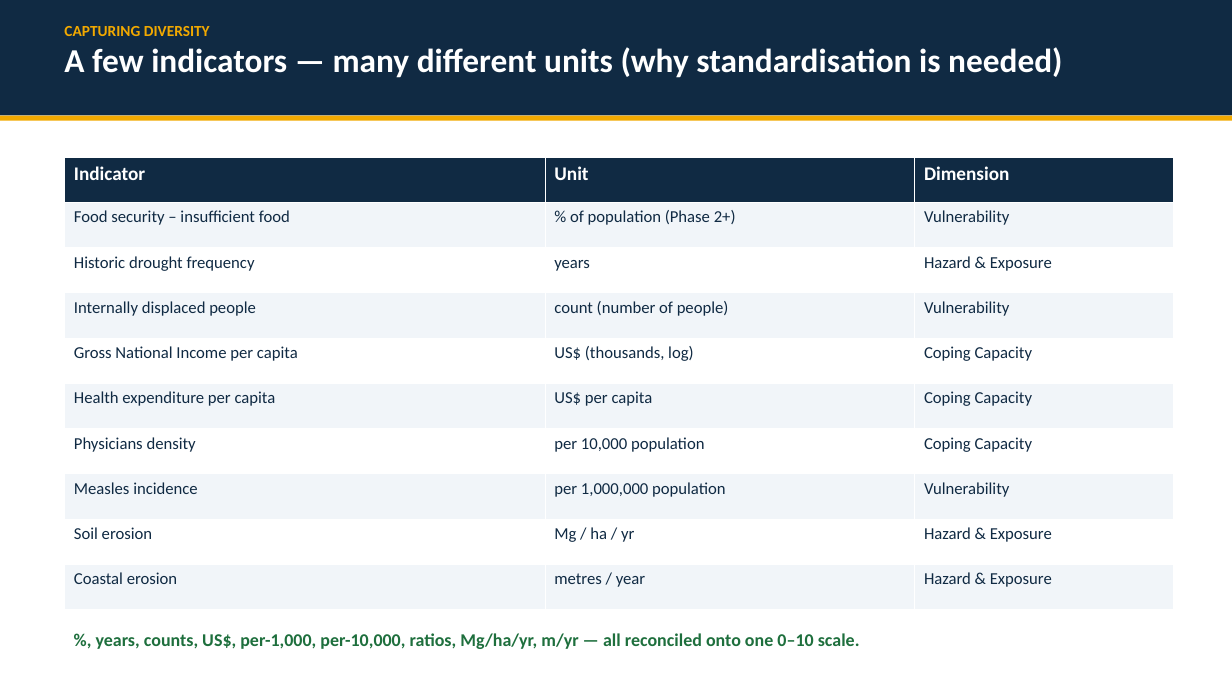
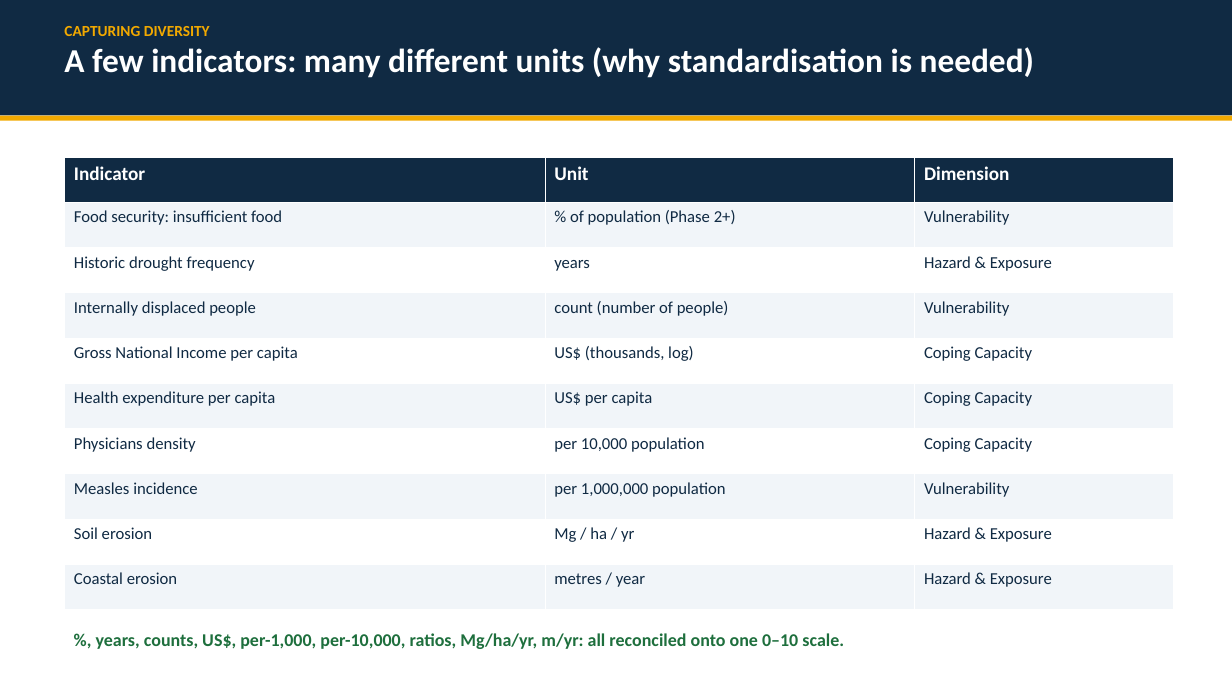
Before and after one commit to masuby/model, a slide deck: slide 5 of docs/INFORM_Tanzania_Subnational_Risk.pptx. Drawn at 1232x693 pixels with LibreOffice and Linux fonts; fonts in the diff are those of the drawing. Boxes give left, top, right and bottom in pixels: in the first picture for what was removed or moved away, otherwise in the second. Text is boxed around its words. In the diff, an @@ line names an element or a change of style, - is before the commit and + after.

```diff
--- a/docs/INFORM_Tanzania_Subnational_Risk.pptx
+++ b/docs/INFORM_Tanzania_Subnational_Risk.pptx
@@ text at (64,47,1034,78): text changed @@
-A few indicators — many different units (why standardisation is needed)
+A few indicators: many different units (why standardisation is needed)
@@ table at (65,157,1174,610) @@
-row 2, column 1: Food security – insufficient food
+row 2, column 1: Food security: insufficient food
@@ text at (96,633,844,649): text changed @@
-%, years, counts, US$, per-1,000, per-10,000, ratios, Mg/ha/yr, m/yr — all reconciled onto one 0–10 scale.
+%, years, counts, US$, per-1,000, per-10,000, ratios, Mg/ha/yr, m/yr: all reconciled onto one 0–10 scale.
```
Also in this commit, not shown: 11 other slides changed, 55 other files.
